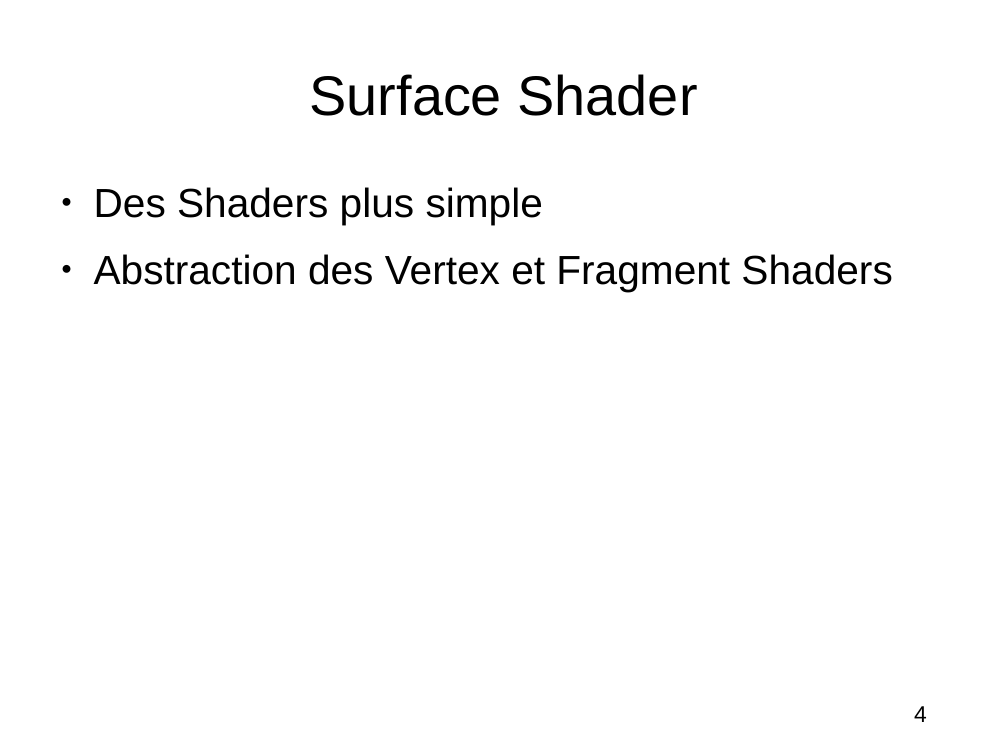
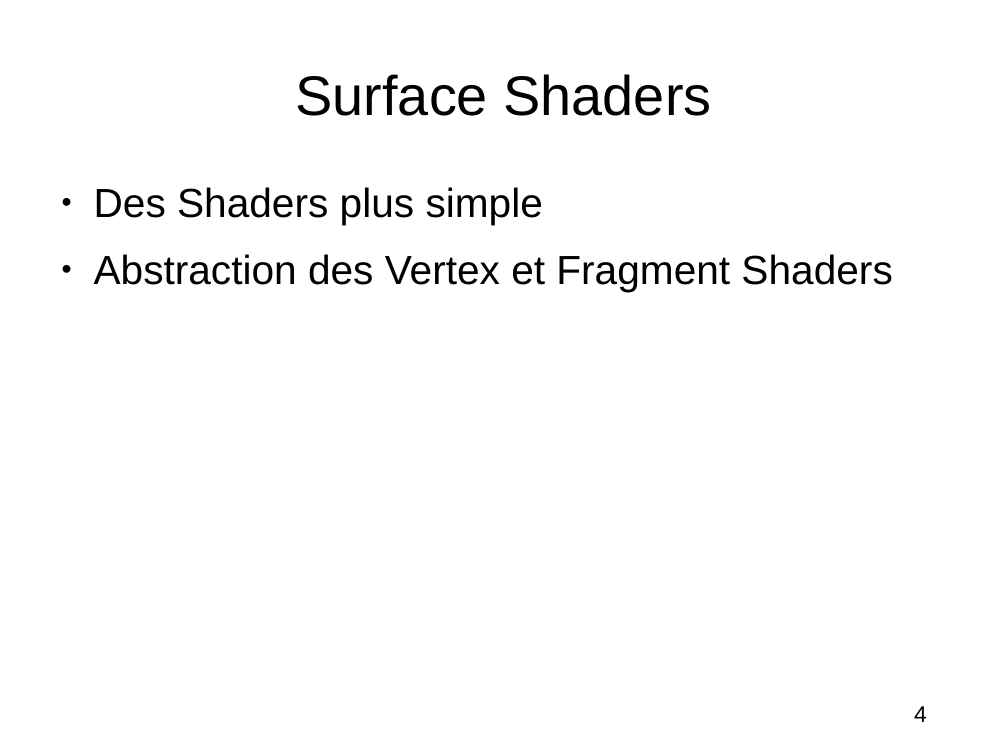
Before and after one commit to Mzartek/OculusRift_Tutoring, a slide deck: slide 4 of Report/second.odp. Drawn at 1008x756 pixels with LibreOffice and Linux fonts; fonts in the diff are those of the drawing. Boxes give left, top, right and bottom in pixels: in the first picture for what was removed or moved away, otherwise in the second. Text is boxed around its words. In the diff, an @@ line names an element or a change of style, - is before the commit and + after.

```diff
--- a/Report/second.odp
+++ b/Report/second.odp
@@ title at (x1=296, y1=74, x2=712, y2=116): text changed @@
-Surface Shader
+Surface Shaders
```
Also in this commit, not shown: 3 other slides changed, 9 slides added.
